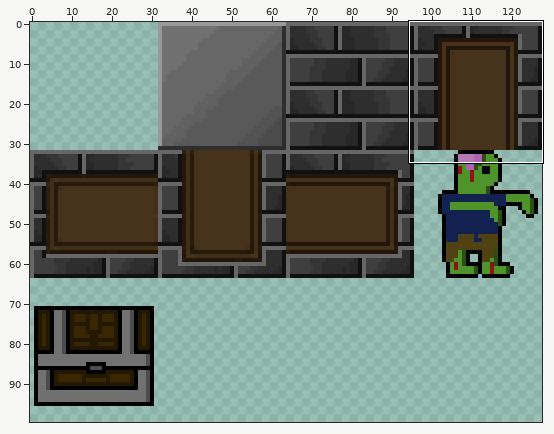
File history of a sprite sheet, rc/test.png. Above: a wide view before the commit, with the close-up outlined.
Close-up. Old version:
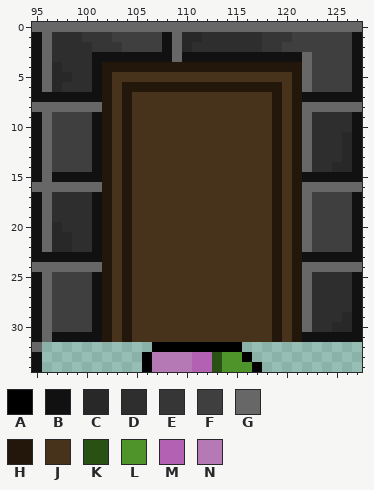
The file is 128x128 pixels. Colours within 5 levels of each other are drawn and written as one. Shown: x 95..127, y 0..34. The wide view leaves out empty margins. The commit also changed other parts of the picture, which this record leaves out.
Palette (. is transparent): A #000000  B #111111  C #282828  D #2e2e2e  E #363636  F #3f3f3f  G #676767  H #22170a  J #47331b  K #295113  L #4f932b  M #b261b3  N #b579b6
Pixels before, first column x 95:
 0 GGGGGGGGGGGGGGGGGGGGGGGGGGGGGGGGG
 1 BGDDDEEEFFFFFBGCCDDDDDDEEEFFFFFFB
 2 BGDDDDEEEFFFFBGCDDDDDDDEEFFFFFFFB
 3 BGDDDDBBBBBBBBGBBBBBBBBBBBBGFFFFB
 4 BGCDDDBHHHHHHHHHHHHHHHHHHHHGFFFFB
 5 BGCCDDBHJJJJJJJJJJJJJJJJJJHGFFFFB
 6 BGCDDDBHJHHHHHHHHHHHHHHHHJHGFFFFB
 7 BBBBBBBHJHJJJJJJJJJJJJJJHJHBBBBBB
 8 GGGGGGGHJHJJJJJJJJJJJJJJHJHGGGGGG
 9 BGFFFFBHJHJJJJJJJJJJJJJJHJHGDDDDB
10 BGFFFFBHJHJJJJJJJJJJJJJJHJHGDDDDB
11 BGFFFFBHJHJJJJJJJJJJJJJJHJHGDDDCB
12 BGFFFFBHJHJJJJJJJJJJJJJJHJHGDDDCB
13 BGFFFFBHJHJJJJJJJJJJJJJJHJHGDDDCB
14 BGFFFFBHJHJJJJJJJJJJJJJJHJHGDDCCB
15 BGBBBBBHJHJJJJJJJJJJJJJJHJHBBBBBB
16 GGGGGGGHJHJJJJJJJJJJJJJJHJHGGGGGG
17 BGDDDDBHJHJJJJJJJJJJJJJJHJHGFFFFB
18 BGDDDDBHJHJJJJJJJJJJJJJJHJHGFFFFB
19 BGDDDDBHJHJJJJJJJJJJJJJJHJHGFFFFB
20 BGCDDDBHJHJJJJJJJJJJJJJJHJHGFFFFB
21 BGCCDDBHJHJJJJJJJJJJJJJJHJHGFFFFB
22 BGCCDDBHJHJJJJJJJJJJJJJJHJHGFFFFB
23 BBBBBBBHJHJJJJJJJJJJJJJJHJHBBBBBB
24 GGGGGGGHJHJJJJJJJJJJJJJJHJHGGGGGG
25 BGFFFFBHJHJJJJJJJJJJJJJJHJHGDDDDB
26 BGFFFFBHJHJJJJJJJJJJJJJJHJHGDDDDB
27 BGFFFFBHJHJJJJJJJJJJJJJJHJHGDDDDB
28 BGFFFFBHJHJJJJJJJJJJJJJJHJHGDDDDB
29 BGFFFFBHJHJJJJJJJJJJJJJJHJHGDDDCB
30 BGFFFFBHJHJJJJJJJJJJJJJJHJHGDDCCB
31 BGBBBBBHJHJJJJJJJJJJJJJJHJHBBBBBB
32 G...........AAAAAAAAA............
33 B..........ANNNNMMKLLA...........
34 B..........ANNNNMMKLLLA..........
After the commit:
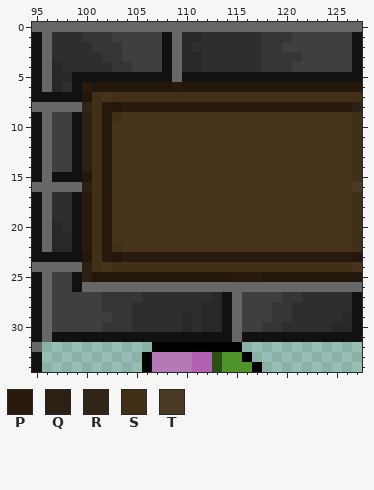
Colours new in this view: P #281b0d  Q #2b2013  R #302618  S #412f18  T #4b3a25
Edits made:
Changed rows in their new state; - is an unchanged pixel.
first column x 99:
 3 --DEEFFFF--CCDDDDDDEEEEF-----
 4 --DDEEFFFBGCCDDDDDDEEEFF-----
 5 BB-BBBBBBBGBBBBBBBBBBBBBBBBB-
 6 BPH-H-----P----------H-HHHHHH
 7 -HSJSSSSSSSSSSSSSSSSSSSSSSSSS
 8 -RSPHPPPPPPPPPPPPPPPPPPPPPPPQ
 9 BQSPSJ--------------J-JJJJJJS
10 BQSP-J--------------J-JJJJJJS
11 BQSP-J--------------J-JJJJJJS
12 BQSP-J--------------J-JJJJJJS
13 BQSP-J--------------J-JJJJJJS
14 BQSP-J--------------J-JJJJJJS
15 -HSP-J--------------J-JJJJJJS
16 -QSP-J--------------J-JJJJJJT
17 BPSP-J--------------J-JJJJJJS
18 BPSP-J--------------J-JJJJJJS
19 BPSP-J--------------J-JJJJJJS
20 BPSP-J--------------J-JJJJJJS
21 BPSP-J--------------J-JJJJJJS
22 BPSPSJ--------------J-JJJJJJS
23 -HSPHPPPPPPPPPPPPPPPPPPPPPPPH
24 -QSJSSSSSSSSSSSSSSSSSSSSSSSSJ
25 BQH-H-HHHHHHHHHHPPPH-H-HHHHHH
26 BGGGGGGGGGGGGGGGGGGGGGG-GGGGG
27 --FEEEEDDDDDDDCBGFFFFEED-----
28 --FEEEDDDDDDDCCBGFFFEEDD-----
29 --FFEEDDDDDCDCCBGFFFEEDD-----
30 --FEEEDDDDDCDCCBGFFEEDDD-----
31 ---BBBBBBBBBBBBBGBBBBBB------
Where, in picture pixels (left, top, right, bottom), the same in both close-ups:
changed: (72, 52, 362, 342)
